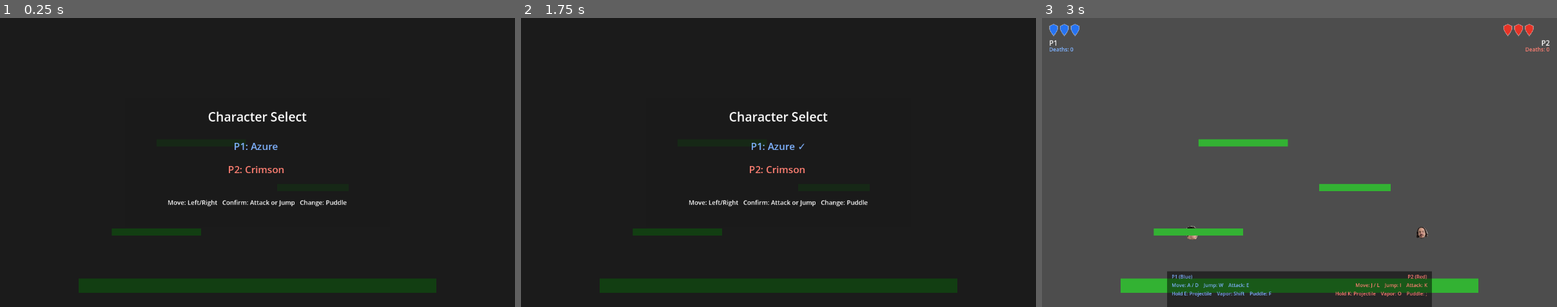
Above: before the commit, frames 1-3 (left to right).
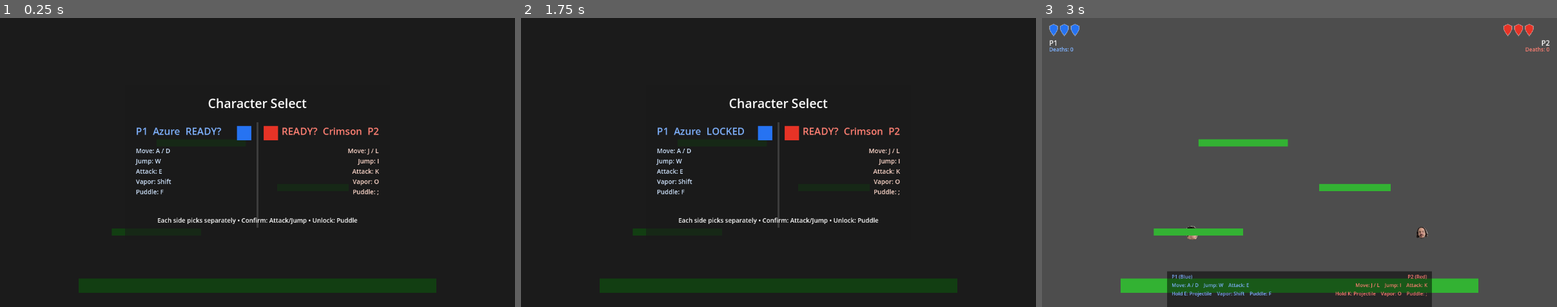
Above: after the commit, the same moments.

Repository: yhovart/smash-hero-rockit
Game: Godot game, scene res://main.tscn
The game is run twice, just before and just after one commit, with the same random seed, the same clock (stepped at 60 frames per second) and the same inputs.
Inputs (mouse positions are in pixels of both pictures, inside the frame that each line leads up to):
- Up to frame 1 (0.25 s): no input
- Up to frame 2 (1.75 s): tap Enter at 0.5 s; move the mouse to (891, 148) at 0.52 s; hold D (p1_right) from 0.53 s (still down); tap E (p1_attack) at 0.6 s; click (891, 148) at 0.67 s; tap W (p1_jump) at 0.77, 1.52 s; tap Space at 1.25 s; move the mouse to (675, 176) at 1.27 s; tap F (p1_puddle) at 1.35 s
- Up to frame 3 (3 s): tap Enter at 2 s; move the mouse to (1351, 98) at 2.02 s; release D (p1_right) at 2.03 s; hold A (p1_left) 2.03-2.78 s; tap Shift (p1_vapor) at 2.1 s; tap Space at 2.75 s; move the mouse to (1273, 220) at 2.77 s; hold D (p1_right) from 2.78 s (still down); tap K (p2_attack) at 2.85 s; click (1273, 220) at 2.92 s

The runs differ from the first frame. In frame 1, 2.8% of the frame differs, in the area x 26-74%, y 27-73%; in frame 2, 2.8%; in frame 3, nothing differs.

Commit message:
add menu left and right

Diff:
--- a/main.gd
+++ b/main.gd
@@ -26,6 +26,10 @@
 @onready var character_title: Label = $CharacterSelect/MenuPanel/Title
 @onready var p1_choice: Label = $CharacterSelect/MenuPanel/P1Choice
 @onready var p2_choice: Label = $CharacterSelect/MenuPanel/P2Choice
+@onready var p1_swatch: ColorRect = $CharacterSelect/MenuPanel/P1Swatch
+@onready var p2_swatch: ColorRect = $CharacterSelect/MenuPanel/P2Swatch
+@onready var p1_controls: Label = $CharacterSelect/MenuPanel/P1Controls
+@onready var p2_controls: Label = $CharacterSelect/MenuPanel/P2Controls
 @onready var menu_hint: Label = $CharacterSelect/MenuPanel/Hint
 
 
@@ -117,9 +121,13 @@
 
 func _update_character_select_ui() -> void:
 	character_title.text = "Character Select"
-	p1_choice.text = "P1: %s %s" % [CHARACTER_NAMES[p1_character_index], "✓" if p1_locked else ""]
-	p2_choice.text = "P2: %s %s" % [CHARACTER_NAMES[p2_character_index], "✓" if p2_locked else ""]
-	menu_hint.text = "Move: Left/Right   Confirm: Attack or Jump   Change: Puddle"
+	p1_choice.text = "P1  %s  %s" % [CHARACTER_NAMES[p1_character_index], "LOCKED" if p1_locked else "READY?"]
+	p2_choice.text = "%s  %s  P2" % ["LOCKED" if p2_locked else "READY?", CHARACTER_NAMES[p2_character_index]]
+	p1_swatch.color = CHARACTER_COLORS[p1_character_index]
+	p2_swatch.color = CHARACTER_COLORS[p2_character_index]
+	p1_controls.text = "Move: A / D\nJump: W\nAttack: E\nVapor: Shift\nPuddle: F"
+	p2_controls.text = "Move: J / L\nJump: I\nAttack: K\nVapor: O\nPuddle: ;"
+	menu_hint.text = "Each side picks separately • Confirm: Attack/Jump • Unlock: Puddle"
 
 
 func _on_joy_connection_changed(_device: int, _connected: bool) -> void:
--- a/main.tscn
+++ b/main.tscn
@@ -49,9 +49,9 @@
 
 [node name="MenuPanel" type="Panel" parent="CharacterSelect"]
 offset_left = 280.0
-offset_top = 180.0
+offset_top = 150.0
 offset_right = 872.0
-offset_bottom = 468.0
+offset_bottom = 498.0
 
 [node name="Title" type="Label" parent="CharacterSelect/MenuPanel"]
 offset_left = 24.0
@@ -64,29 +64,69 @@
 
 [node name="P1Choice" type="Label" parent="CharacterSelect/MenuPanel"]
 offset_left = 24.0
-offset_top = 92.0
-offset_right = 568.0
-offset_bottom = 130.0
+offset_top = 88.0
+offset_right = 282.0
+offset_bottom = 126.0
 text = "P1: Azure"
 theme_override_font_sizes/font_size = 22
 theme_override_colors/font_color = Color(0.5, 0.7, 1.0, 1.0)
-horizontal_alignment = 1
+horizontal_alignment = 0
+
+[node name="P1Swatch" type="ColorRect" parent="CharacterSelect/MenuPanel"]
+offset_left = 250.0
+offset_top = 92.0
+offset_right = 282.0
+offset_bottom = 124.0
+color = Color(0.15, 0.45, 0.95, 1)
 
 [node name="P2Choice" type="Label" parent="CharacterSelect/MenuPanel"]
-offset_left = 24.0
-offset_top = 144.0
-offset_right = 568.0
-offset_bottom = 182.0
+offset_left = 310.0
+offset_top = 88.0
+offset_right = 568.0
+offset_bottom = 126.0
 text = "P2: Crimson"
 theme_override_font_sizes/font_size = 22
 theme_override_colors/font_color = Color(1.0, 0.5, 0.45, 1.0)
-horizontal_alignment = 1
+horizontal_alignment = 2
+
+[node name="P2Swatch" type="ColorRect" parent="CharacterSelect/MenuPanel"]
+offset_left = 310.0
+offset_top = 92.0
+offset_right = 342.0
+offset_bottom = 124.0
+color = Color(0.9, 0.2, 0.15, 1)
+
+[node name="Divider" type="ColorRect" parent="CharacterSelect/MenuPanel"]
+offset_left = 294.0
+offset_top = 84.0
+offset_right = 298.0
+offset_bottom = 320.0
+color = Color(1, 1, 1, 0.15)
+
+[node name="P1Controls" type="Label" parent="CharacterSelect/MenuPanel"]
+offset_left = 24.0
+offset_top = 138.0
+offset_right = 282.0
+offset_bottom = 272.0
+text = "Move: A / D\nJump: W\nAttack: E\nVapor: Shift\nPuddle: F"
+theme_override_font_sizes/font_size = 14
+theme_override_colors/font_color = Color(0.82, 0.9, 1, 1)
+
+[node name="P2Controls" type="Label" parent="CharacterSelect/MenuPanel"]
+offset_left = 310.0
+offset_top = 138.0
+offset_right = 568.0
+offset_bottom = 272.0
+text = "Move: J / L\nJump: I\nAttack: K\nVapor: O\nPuddle: ;"
+theme_override_font_sizes/font_size = 14
+theme_override_colors/font_color = Color(1, 0.85, 0.8, 1)
+horizontal_alignment = 2
 
 [node name="Hint" type="Label" parent="CharacterSelect/MenuPanel"]
 offset_left = 24.0
-offset_top = 224.0
-offset_right = 568.0
-offset_bottom = 266.0
+offset_top = 294.0
+offset_right = 568.0
+offset_bottom = 334.0
 text = "Move: Left/Right   Confirm: Attack or Jump   Change: Puddle"
 theme_override_font_sizes/font_size = 14
 horizontal_alignment = 1
